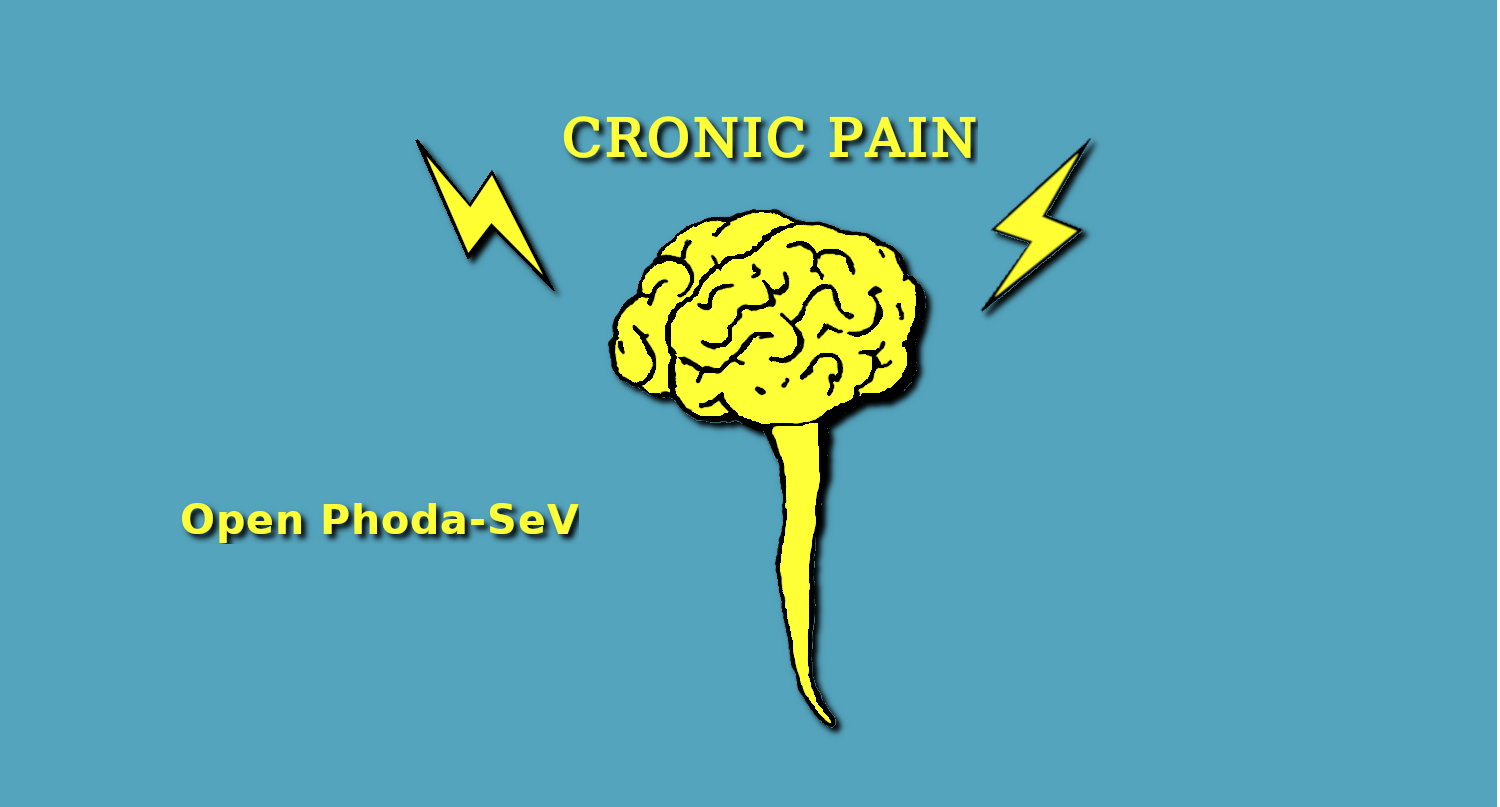
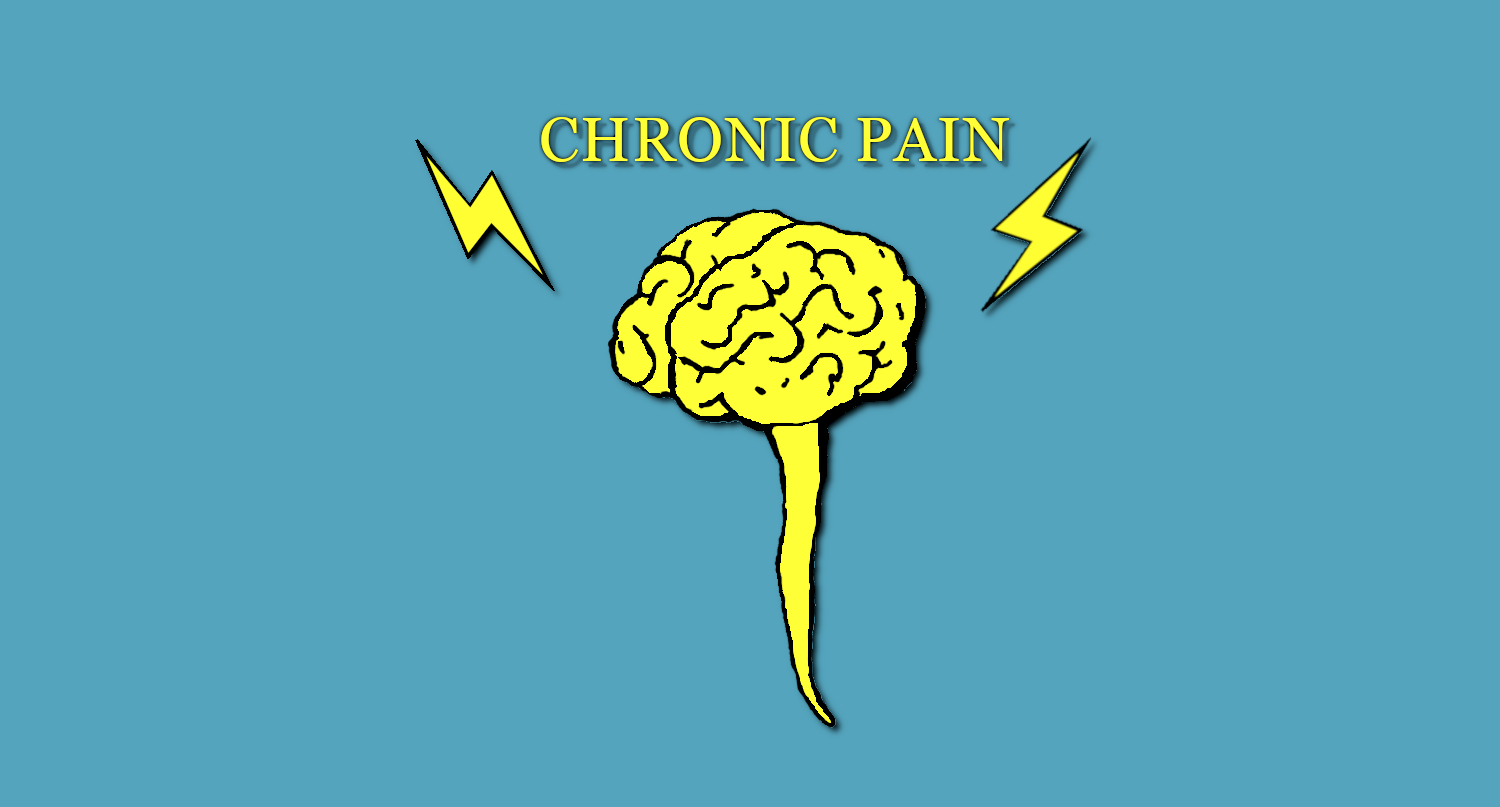
Layered file, before and after one edit (1500 × 807). Changes by layer:
removed layer "Open Phoda-SeV" over [180, 501, 579, 544]
removed layer "CRONIC PAIN" over [561, 115, 978, 168]
removed layer "Pasted Layer" over [411, 134, 1102, 738]
painted on "Chronic_pain_openphoda.jpg" over [408, 0, 1500, 807]
